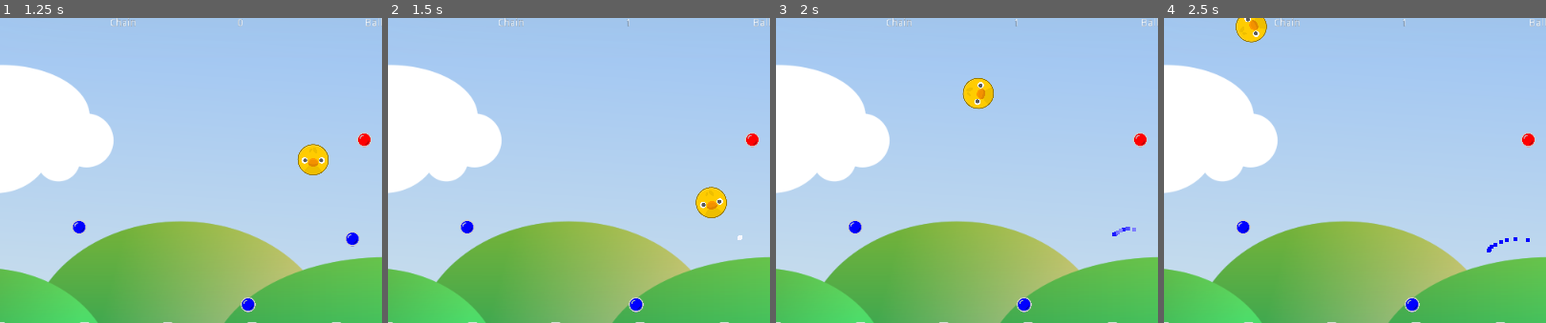
Above: before the commit, frames 1-4 (left to right).
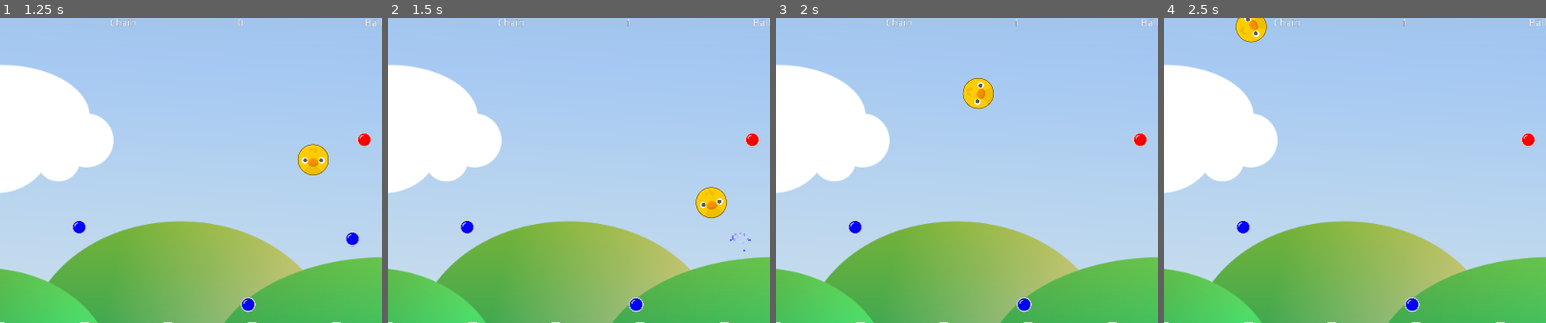
Above: after the commit, the same moments.

Repository: doctor-g/GGJ21
Game: Godot game, scene res://src/Level.tscn
The game is run twice, just before and just after one commit, with the same random seed, the same clock (stepped at 60 frames per second) and the same inputs.
Inputs (mouse positions are % of the whole screen's width and height, from its top left):
- Up to frame 1 (1.25 s): move the mouse to (72, 45) at 0.52 s; click (72, 45) at 0.67 s
- Up to frame 2 (1.5 s): move the mouse to (30, 55) at 1.27 s; click (30, 55) at 1.42 s
- Up to frame 3 (2 s): no input
- Up to frame 4 (2.5 s): move the mouse to (60, 28) at 2.02 s; click (60, 28) at 2.17 s
The pictures show only the part of the screen within x 19-69%, y 0-50%; the shares and areas given below are measured in that part.

Frame 1 is identical in both runs. In frame 2, less than 0.1% of the frame differs, in the area x 89-95%, y 70-77%; in frame 3, less than 0.1%; in frame 4, less than 0.1%, in the area x 84-96%, y 71-77%.

Commit message:
Make particle effects shorter

Diff:
--- a/project/src/DestroyedParticles.tscn
+++ /dev/null
@@ -1,26 +0,0 @@
-[gd_scene load_steps=3 format=2]
-
-[ext_resource path="res://src/Particles.gd" type="Script" id=1]
-
-[sub_resource type="Gradient" id=1]
-offsets = PoolRealArray( 0, 0.569536 )
-colors = PoolColorArray( 1, 1, 1, 1, 0, 0, 1, 1 )
-
-[node name="Particles" type="CPUParticles2D"]
-emitting = false
-amount = 10
-lifetime = 2.0
-one_shot = true
-explosiveness = 1.0
-randomness = 0.5
-lifetime_randomness = 0.5
-direction = Vector2( 0, -1 )
-initial_velocity = 50.0
-scale_amount = 5.0
-color_ramp = SubResource( 1 )
-script = ExtResource( 1 )
-
-[node name="Timer" type="Timer" parent="."]
-wait_time = 2.0
-autostart = true
-[connection signal="timeout" from="Timer" to="." method="_on_Timer_timeout"]
--- a/project/src/HitParticles.tscn
+++ b/project/src/HitParticles.tscn
@@ -5,7 +5,7 @@
 [node name="Particles" type="CPUParticles2D"]
 emitting = false
 amount = 15
-lifetime = 0.5
+lifetime = 0.4
 one_shot = true
 preprocess = 0.2
 explosiveness = 0.5
--- a/project/src/Peg.gd
+++ b/project/src/Peg.gd
@@ -1,7 +1,6 @@
 class_name Peg
 extends StaticBody2D
 
-const _destroyed_particles := preload("res://src/DestroyedParticles.tscn")
 const _hit_particles := preload("res://src/HitParticles.tscn")
 
 signal destroyed()
@@ -52,13 +51,13 @@
 		_tween.start()
 		yield(get_tree().create_timer(0.05), "timeout")
 		emit_signal("destroyed")
-		_spawn_particles(_destroyed_particles)
+		_gradient.colors[1] = Color.blue
+		_spawn_particles(_hit_particles)
 		queue_free()
 
 
 func _spawn_particles(particles:PackedScene):
 	var _Particles := particles.instance()
 	_Particles.position = get_global_transform().origin
-	if health > 0:
-		_Particles.color_ramp = _gradient
+	_Particles.color_ramp = _gradient
 	get_tree().root.add_child(_Particles)
--- a/project/src/Peg.tscn
+++ b/project/src/Peg.tscn
@@ -7,7 +7,6 @@
 bounce = 1.0
 
 [sub_resource type="Gradient" id=2]
-offsets = PoolRealArray( 0, 0.534591 )
 colors = PoolColorArray( 1, 1, 1, 1, 1, 1, 1, 1 )
 
 [sub_resource type="CircleShape2D" id=3]
